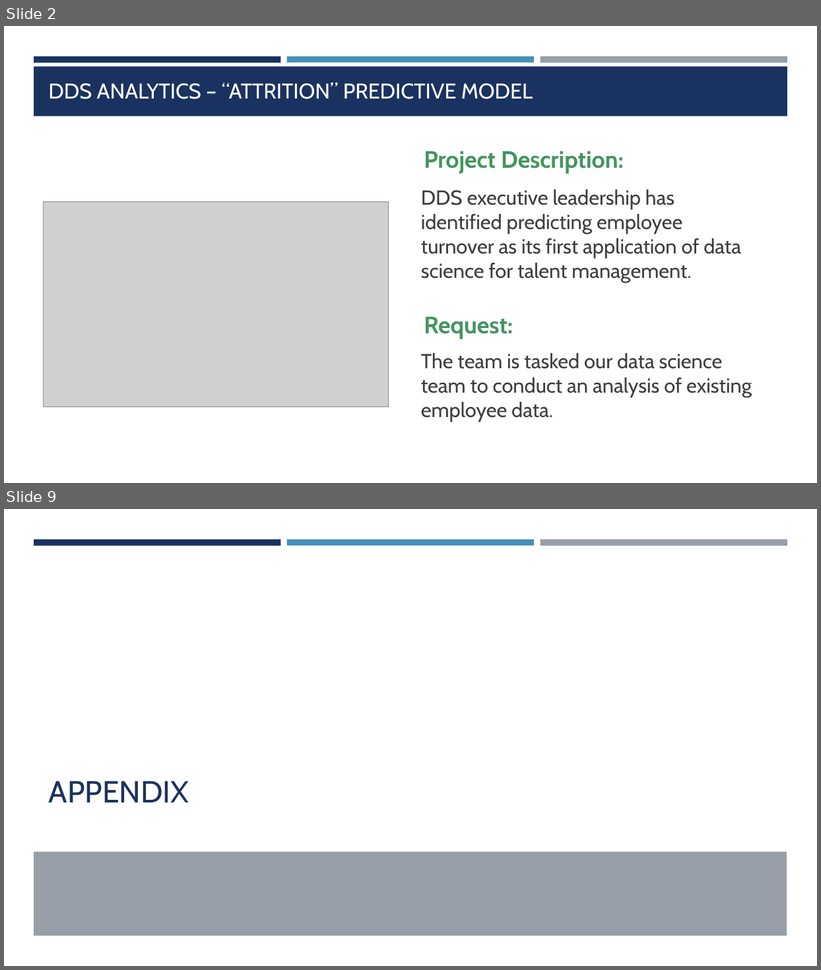
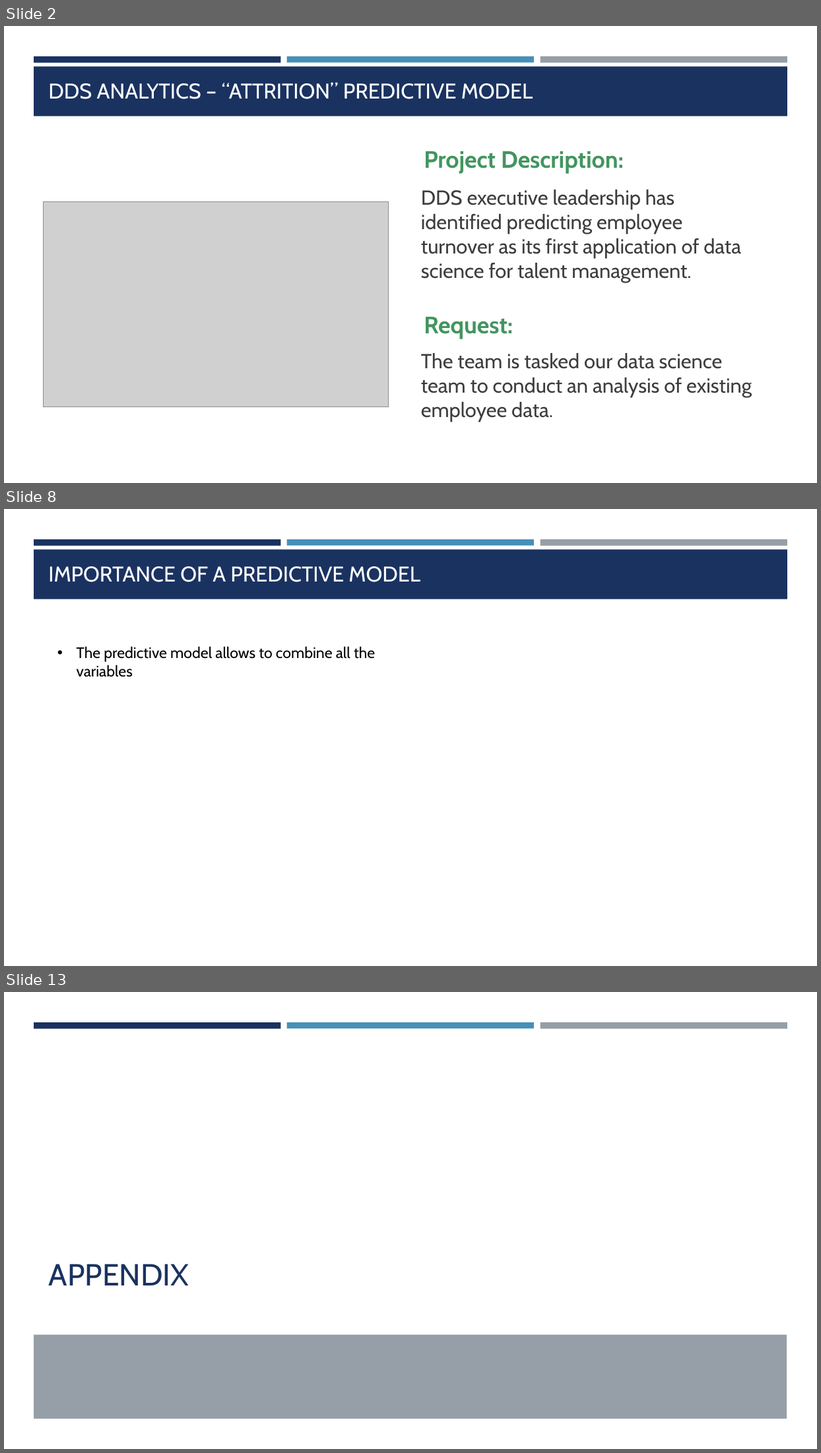
Before and after one commit to jainhsuya/msds.6306.case.study.2, a slide deck: Case Study 2.pptx. Shown one above the other, each under a label of ours: slides 2 and 9 before the commit, slides 2, 8 and 13 after it; the slides between them are not shown. The pictures are 821x970 and 821x1453 pixels, drawn with LibreOffice and Linux fonts; fonts in the diff are those of the drawing; grey boxes stand for pictures. Boxes give left, top, right and bottom in pixels: in the first picture for what was removed or moved away, otherwise in the second. Text is boxed around its words. In the diff, an @@ line names an element or a change of style, - is before the commit and + after.

```diff
--- a/Case Study 2.pptx
+++ b/Case Study 2.pptx
@@ slide 8 added at bbox=[4, 509, 817, 966], background #FFFFFF; not listed: 4 template elements that a slide beside it also shows @@
@@ title added at bbox=[48, 566, 420, 582], 25.2 pt, text #FFFFFF @@
+IMPORTANCE OF A PREDICTIVE MODEL
@@ text added at bbox=[77, 646, 375, 677], 18 pt, text #000000 @@
+• The predictive model allows to combine all the variables
@@ what was slide 9 is now slide 13 @@
```
Also in this commit, not shown: 5 slides changed, 4 other slides added, 1 slide removed.
